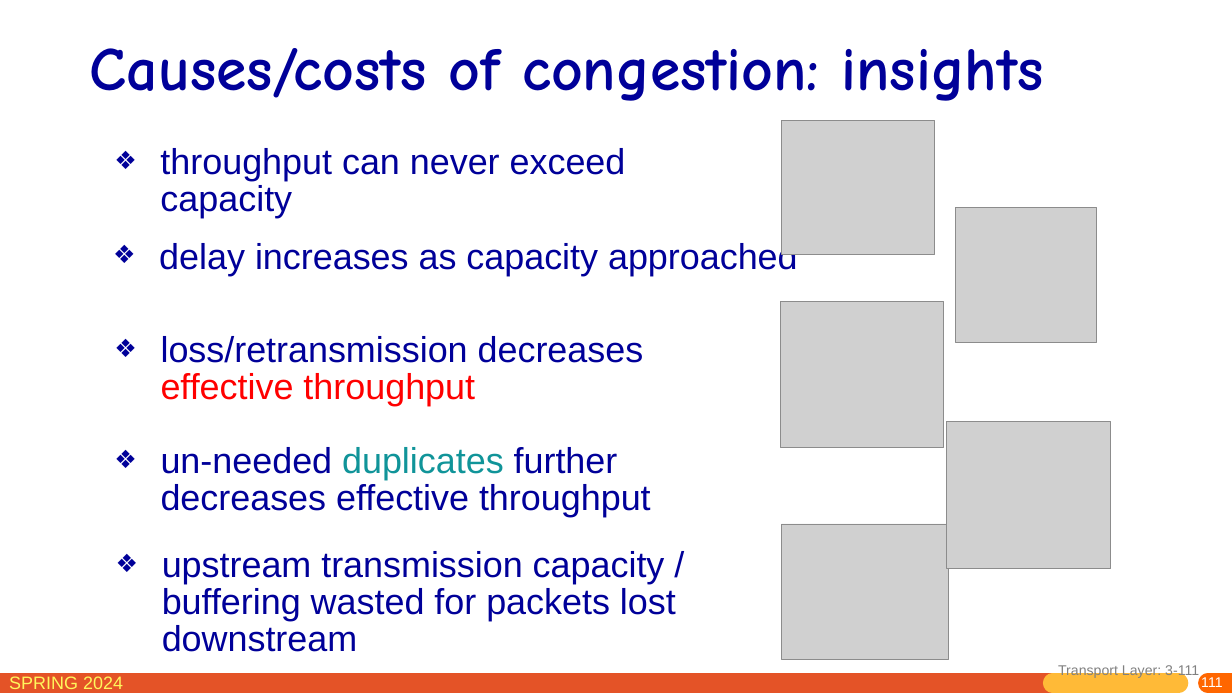
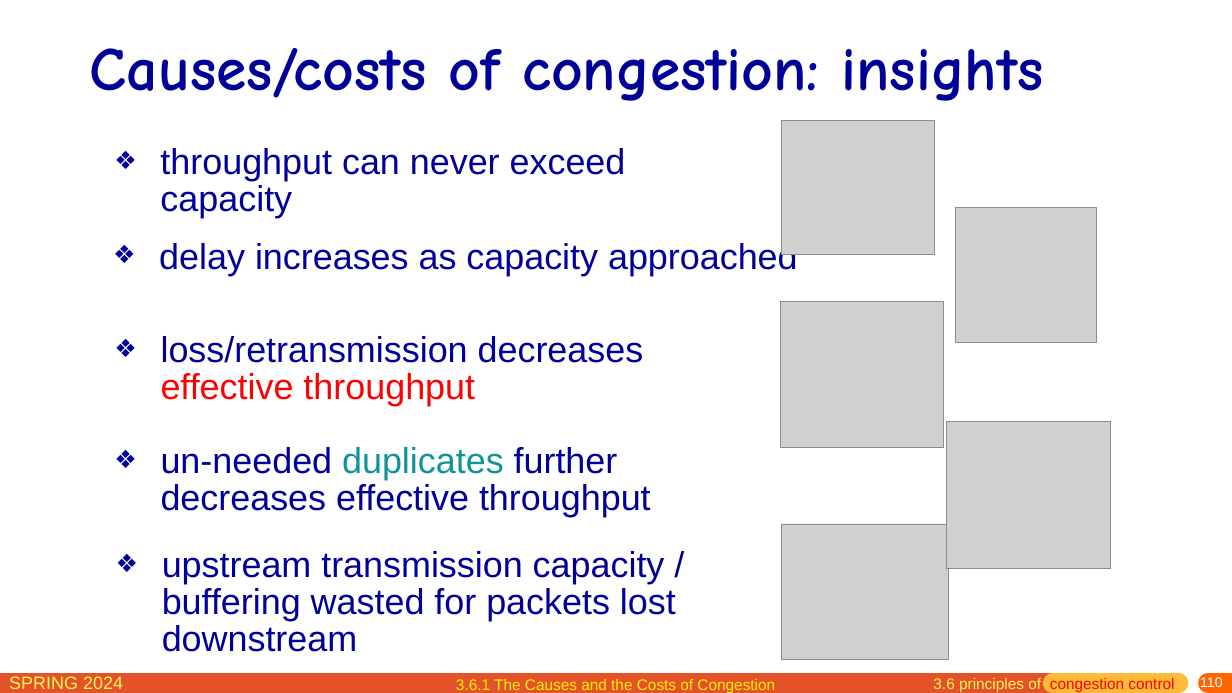
Before and after one commit to network-whu/slides, a slide deck: slide 110 of pptx/chapter3.pptx (slide 111 before the commit). Drawn at 1232x693 pixels with LibreOffice and Linux fonts; fonts in the diff are those of the drawing; grey boxes stand for pictures. Boxes give left, top, right and bottom in pixels: in the first picture for what was removed or moved away, otherwise in the second. Text is boxed around its words. In the diff, an @@ line names an element or a change of style, - is before the commit and + after.

```diff
--- a/pptx/chapter3.pptx
+++ b/pptx/chapter3.pptx
@@ text added at box(456, 679, 775, 693), 12 pt, text #FFF105 @@
+3.6.1 The Causes and the Costs of Congestion
@@ text added at box(933, 678, 1174, 692), 12 pt, text #FF0000 @@
+3.6 principles of congestion control
@@ text removed at box(1058, 663, 1222, 691) @@
-Transport Layer: 3-111
@@ page number at box(1200, 676, 1223, 691): text changed @@
-111
+110
```
Also in this commit, not shown: 21 other slides changed, 3 slides removed.
